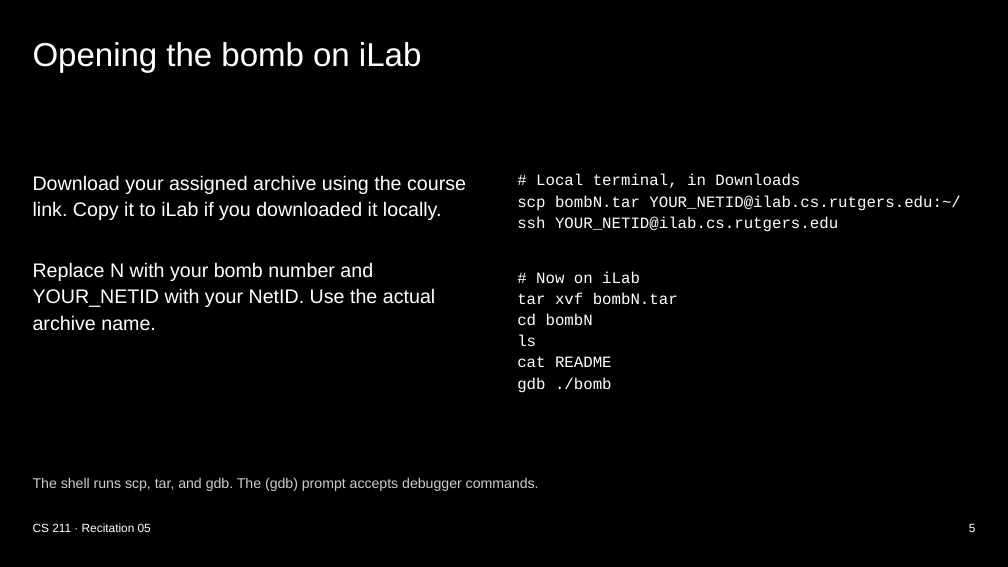
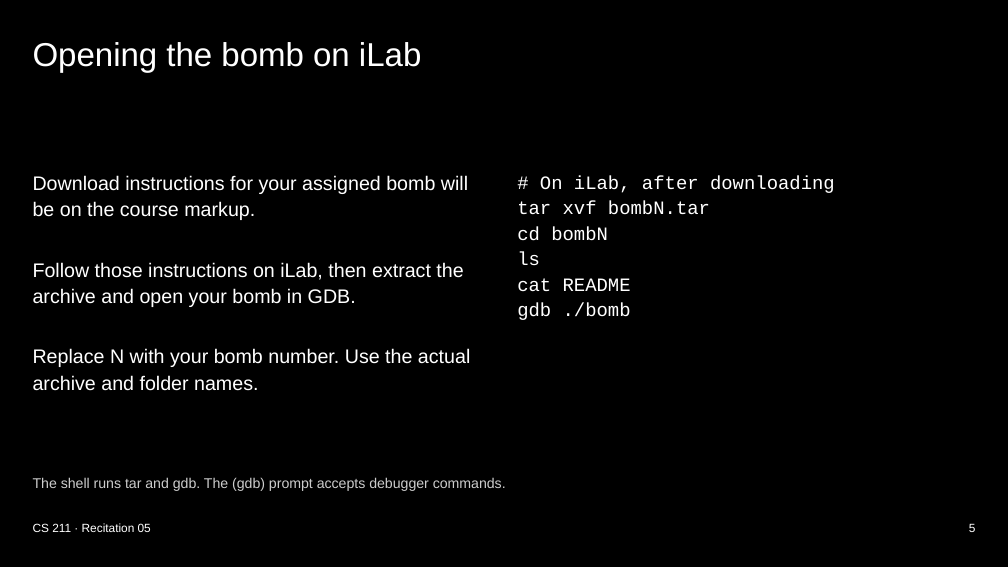
Before and after one commit to xsebby/portfolio, a slide deck: slide 5 of public/presentations/CS211_Recitation_5.pptx. Drawn at 1008x567 pixels with LibreOffice and Linux fonts; fonts in the diff are those of the drawing. Boxes give left, top, right and bottom in pixels: in the first picture for what was removed or moved away, otherwise in the second. Text is boxed around its words. In the diff, an @@ line names an element or a change of style, - is before the commit and + after.

Commit message:
Update Bomb Lab download instructions on slide 5

```diff
--- a/public/presentations/CS211_Recitation_5.pptx
+++ b/public/presentations/CS211_Recitation_5.pptx
@@ text at (33, 175, 470, 391): text changed @@
-Download your assigned archive using the course link. Copy it to iLab if you downloaded it locally.
-Replace N with your bomb number and YOUR_NETID with your NetID. Use the actual archive name.
+Download instructions for your assigned bomb will be on the course markup.
+Follow those instructions on iLab, then extract the archive and open your bomb in GDB.
+Replace N with your bomb number. Use the actual archive and folder names.
@@ text at (540, 176, 835, 193): text changed; size 15 to 18 pt @@
-# Local terminal, in Downloads
-scp bombN.tar YOUR_NETID@ilab.cs.rutgers.edu:~/
-ssh YOUR_NETID@ilab.cs.rutgers.edu
-# Now on iLab
+# On iLab, after downloading
@@ text at (517, 201, 710, 320): size 15 to 18 pt in "tar xvf bombN.tar", "cd bombN", "ls", "cat README" and 1 more places @@
@@ text at (33, 477, 506, 491): text changed @@
-The shell runs scp, tar, and gdb. The (gdb) prompt accepts debugger commands.
+The shell runs tar and gdb. The (gdb) prompt accepts debugger commands.
```
Also in this commit, not shown: 1 other file.
